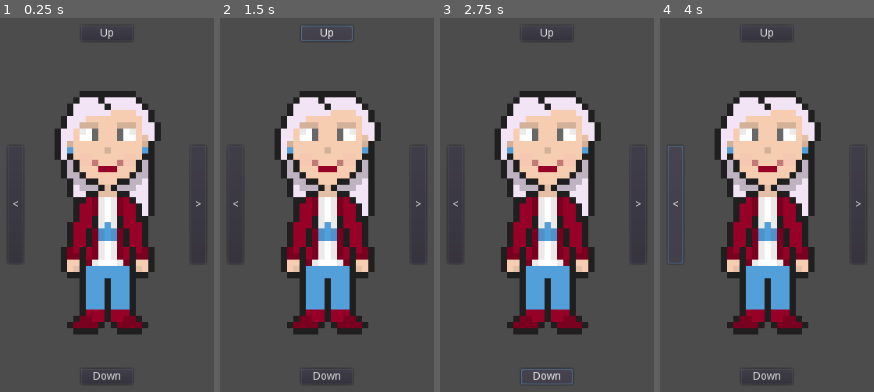
Above: before the commit, frames 1-4 (left to right).
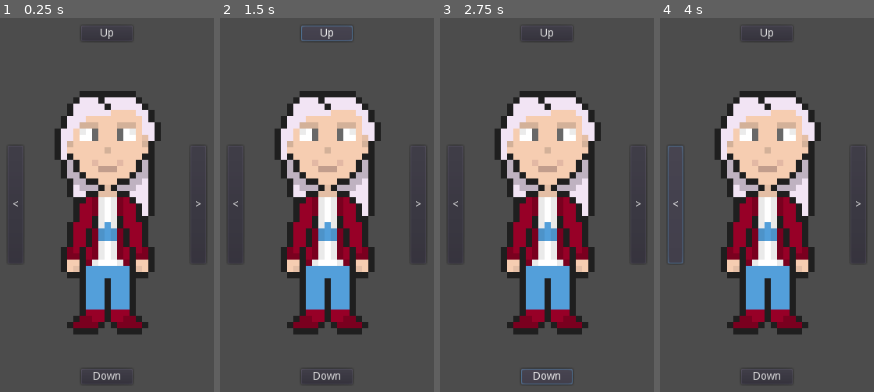
Above: after the commit, the same moments.

Repository: PKGaspi/godot-LayeredSprite
Game: Godot game, scene res://Game.tscn
Two runs of this game, one before a commit and one after it. Both use one fixed random seed, a clock stepped at 60 frames per second and the inputs below.
Inputs:
- Up to frame 1 (0.25 s): no input
- Up to frame 2 (1.5 s): click "<" at 0.5 s; click "Up" at 1.25 s
- Up to frame 3 (2.75 s): click "Down" at 2 s
- Up to frame 4 (4 s): click ">" at 2.75 s; click "<" at 3.5 s

The runs differ from the first frame. In frame 1, 0.4% of the frame differs, in the area x 31-70%, y 34-42%; in frame 2, 0.4%; in frame 3, 0.4%; in frame 4, 0.4%.

Commit message:
Add some testing calls

Diff:
--- a/Game.gd
+++ b/Game.gd
@@ -1,10 +1,22 @@
 extends Node
 
+onready var layered_sprite := $LayeredSprite
 
 func _ready() -> void:
-	var layers = $LayeredSprite.get_layers()
+	var layers = layered_sprite.get_layers()
+	print(layered_sprite.get_layer_count())
 	for layer in layers:
-		printt(layer, layers[layer])
+		printt(layer, layers[layer], layered_sprite.get_layer_position(layer))
+
+	layered_sprite.remove_layer("Makeup")
+	print(layered_sprite.get_layer_count())
+
+	print(layered_sprite.get_layers())
+
+	layered_sprite.set_animation("dance")
+	layered_sprite.set_layer_animation("Body", "dance")
+	layered_sprite.set_layer_animation("Hat", "dance")
+	layered_sprite.remove_layer("Hat")
 
 
 func _input(event: InputEvent) -> void:
